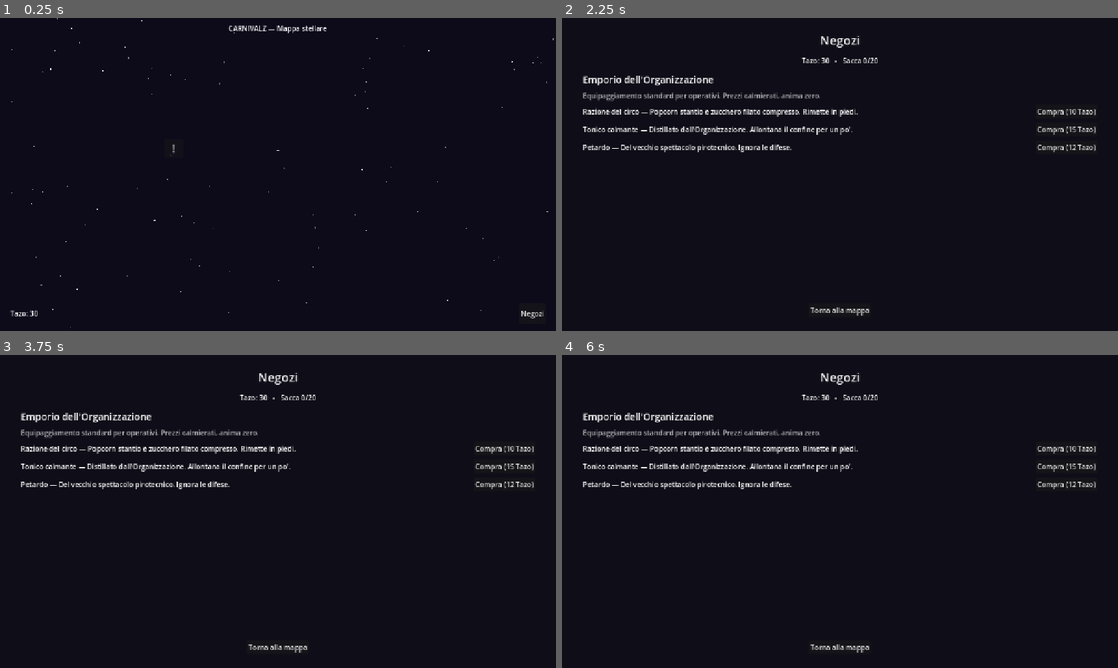
Above: before the commit, frames 1-4 (two rows, left to right).
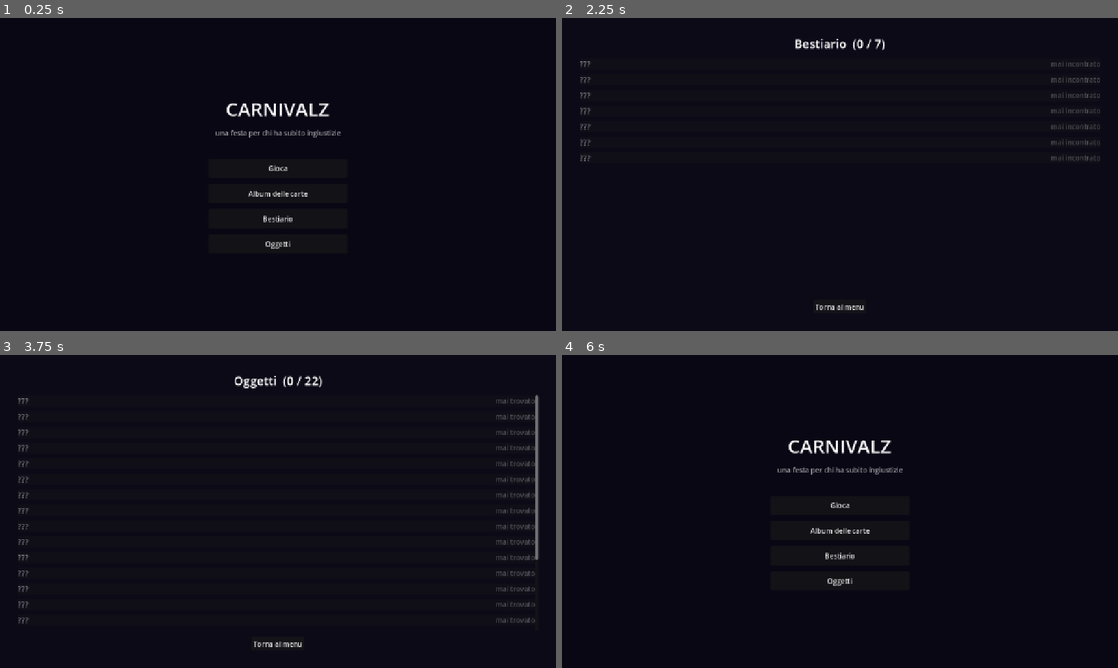
Above: after the commit, the same moments.

Repository: Rio-Chico-Devs/Carnivalz
Game: Godot game, scene res://scenes/Menu.tscn
The game is run twice, just before and just after one commit, with the same random seed, the same clock (stepped at 60 frames per second) and the same inputs. Before the commit the project starts from res://scenes/Mappa.tscn.
Inputs (mouse positions are in pixels of both pictures, inside the frame that each line leads up to):
- Up to frame 1 (0.25 s): no input
- Up to frame 2 (2.25 s): click "Negozi" (after the commit: "Album delle carte") at 0.5 s; click (840, 305) at 1.25 s, where only the run after the commit has a clickable "Torna al menu"; click "Negozi" (after the commit: "Bestiario") at 2 s
- Up to frame 3 (3.75 s): click (278, 642) at 2.75 s, where only the run after the commit has a clickable "Torna al menu"; click "Negozi" (after the commit: "Oggetti") at 3.5 s
- Up to frame 4 (6 s): click (840, 642) at 4.25 s, where only the run after the commit has a clickable "Torna al menu"; click "Negozi" (after the commit: "Gioca") at 5 s; click (1067, 649) at 5.75 s, where only the run after the commit has a clickable "Menu"

The runs differ from the first frame. In frame 1, 1.3% of the frame differs, in the area x 1-100%, y 0-99%; in frame 2, 3.8%; in frame 3, 4.7%, in the area x 3-97%, y 5-96%; in frame 4, 4.1%.

Commit message:
Carte, drop, e collezioni: album, bestiario, compendio oggetti
Sistema di ricompense stratificato e meta-progressione da menu principale.

Drop (risolti a vittoria, RNG seedato):
- bottino_comune per nemico: consumabili a chance (fiala HP ecc.) -> sacca
- carta per nemico: garantita se senza 'chance' (unici: Giocoliere,
  la bambola, Jerah), altrimenti drop raro 3-5% (comuni). Rarita':
  comune/non_comune/rara/epica/leggendaria. Doppioni non sprecati

Collezioni meta in GameState (persistono a fine campagna):
- carte: album delle carte ottenute
- bestiario: voce registrata al PRIMO incontro (in aggiungi_combattente)
- oggetti_catalogo: voce quando un oggetto e' ottenuto almeno una volta
  (cataloga_oggetto centralizzato in aggiungi_oggetto: copre drop,
  eventi, negozi, baratti)

Bestiario con descrizione base + descrizione_extra gated
(richiede_oggetto/richiede_flag): Jerah col biglietto, la bambola con
la Prova di un forte amore.

Menu principale (nuova scena d'avvio) -> Gioca / Album / Bestiario /
Oggetti; base riusabile Collezione.gd. Accesso al menu anche dalla mappa.
Dati: descrizione, carta, bottino_comune su tutti i nemici.

Co-Authored-By: Claude Opus 4.8 <noreply@anthropic.com>
Claude-Session: https://claude.ai/code/session_01AE7uzpDH1Lo1PHb29aXJxZ

Diff:
--- a/data/personaggi.json
+++ b/data/personaggi.json
@@ -10,6 +10,11 @@
 			"xp": 8,
 			"tazo": 5,
 			"ritratto": "res://art/personaggi/maschera_vuota.png",
+			"descrizione": "Una maschera di scena senza volto dietro. Cammina perché il Carnivalz glielo ordina, non perché ricordi come si fa.",
+			"carta": { "id": "carta_maschera_vuota", "nome": "Maschera Vuota", "rarita": "non_comune", "chance": 0.05, "testo": "Chi la indossava ha smesso di esistere prima di lei." },
+			"bottino_comune": [
+				{ "oggetto": "fiala_hp", "chance": 0.3 }
+			],
 			"studio": [
 				{ "domanda": "C'è qualcuno, lì dentro?", "risposta": "..." },
 				{ "domanda": "Chi eri?", "risposta": "..." }
@@ -27,6 +32,8 @@
 			"xp": 15,
 			"tazo": 15,
 			"ritratto": "res://art/personaggi/giocoliere.png",
+			"descrizione": "Un artista che ha barattato il nome per un posto sotto il tendone. Tiene in aria tre coltelli e nessuna speranza.",
+			"carta": { "id": "carta_giocoliere", "nome": "Il Giocoliere", "rarita": "rara", "testo": "Non ha mai lasciato cadere un coltello. Solo tutto il resto." },
 			"studio": [
 				{ "domanda": "Perché difendi la fonte?", "risposta": "Quando tutto bruciava, lui mi ha dato un posto nello spettacolo. I coltelli non fanno domande." },
 				{ "domanda": "Sai come finisce, vero?", "risposta": "Ogni spettacolo finisce. L'importante è non sbagliare l'ultimo numero." }
@@ -42,6 +49,12 @@
 			"xp": 10,
 			"tazo": 8,
 			"ritratto": "res://art/personaggi/comparsa_di_ruggine.png",
+			"descrizione": "Chi lavorava nel complesso non se n'è mai andato. La ruggine ha preso il posto della pelle, e il turno non finisce mai.",
+			"carta": { "id": "carta_comparsa_di_ruggine", "nome": "Comparsa di Ruggine", "rarita": "non_comune", "chance": 0.04, "testo": "Timbrava il cartellino anche il giorno in cui il mondo è finito." },
+			"bottino_comune": [
+				{ "oggetto": "viti_e_bulloni", "chance": 0.3 },
+				{ "oggetto": "fiala_hp", "chance": 0.25 }
+			],
 			"studio": [
 				{ "domanda": "Eri una persona?", "risposta": "Ero... in scena. Sono ancora... in scena?" },
 				{ "domanda": "Che posto è questo?", "risposta": "Il retro. Del retro. Del retro..." }
@@ -57,6 +70,11 @@
 			"xp": 9,
 			"tazo": 7,
 			"ritratto": "res://art/personaggi/voce_registrata.png",
+			"descrizione": "Un annuncio che si ripete da solo, in cerca di un pubblico che non tornerà. Fa più male a sentirla che a vederla.",
+			"carta": { "id": "carta_voce_registrata", "nome": "Voce Registrata", "rarita": "non_comune", "chance": 0.04, "testo": "\"Grazie per essere venuti.\" Non era vero già la prima volta." },
+			"bottino_comune": [
+				{ "oggetto": "fiala_hp", "chance": 0.3 }
+			],
 			"studio": [
 				{ "domanda": "Chi ti ha registrata?", "risposta": "APPLAUSI. RISATE. APPLAUSI. RISATE. APPLA—" },
 				{ "domanda": "Puoi fermarti?", "risposta": "...riavvolgimi." }
@@ -71,7 +89,12 @@
 			"velocita": 3,
 			"xp": 4,
 			"tazo": 3,
-			"ritratto": "res://art/personaggi/marionetta.png"
+			"ritratto": "res://art/personaggi/marionetta.png",
+			"descrizione": "Legno, fili e un po' di rancore. Qualcuno la muoveva con affetto, una volta.",
+			"carta": { "id": "carta_marionetta", "nome": "Marionetta", "rarita": "comune", "chance": 0.03, "testo": "I fili non li tiene più nessuno. Eppure si muove." },
+			"bottino_comune": [
+				{ "oggetto": "merendine_scadute", "chance": 0.3 }
+			]
 		},
 		{
 			"id": "lettere_altare",
@@ -91,6 +114,12 @@
 			"tazo": 80,
 			"peso_attacco_normale": 3,
 			"ritratto": "res://art/personaggi/tenero_ricordo.png",
+			"descrizione": "Una bambola cucita a mano, gonfia di un amore diventato dolore. Non attacca per odio: attacca per non restare sola.",
+			"descrizione_extra": {
+				"richiede_oggetto": "prova_di_un_forte_amore",
+				"testo": "Non era lei a chiamarsi Lyloh: era la bambina. La bambola era solo la cosa che l'ha amata più a lungo di chiunque altro."
+			},
+			"carta": { "id": "carta_tenero_ricordo", "nome": "Un tenero ricordo", "rarita": "epica", "testo": "\"...volevo, giocare... ancora... un pò...\"" },
 			"mosse": [
 				{
 					"id": "spilli",
@@ -161,6 +190,12 @@
 			"xp": 30,
 			"tazo": 50,
 			"ritratto": "res://art/personaggi/jerah.png",
+			"descrizione": "La fonte di questo Carnivalz. Un tempo un nome su ogni cartellone; ora un mondo intero deformato a sua immagine.",
+			"descrizione_extra": {
+				"richiede_oggetto": "biglietto_strano",
+				"testo": "Il biglietto è del suo primissimo spettacolo: platea vuota, un solo posto occupato. Non ha mai scoperto da chi. Ha passato tutta la carriera a cercare di riempire quella sala."
+			},
+			"carta": { "id": "carta_jerah", "nome": "L'ultimo spettacolo di Jerah", "rarita": "leggendaria", "testo": "Il pubblico se n'era andato molto prima che finisse lo spettacolo." },
 			"fonte": true,
 			"convincibile": true,
 			"speranza_soglia": 60,
--- a/project.godot
+++ b/project.godot
@@ -7,7 +7,7 @@
 [application]
 
 config/name="Carnivalz"
-run/main_scene="res://scenes/Mappa.tscn"
+run/main_scene="res://scenes/Menu.tscn"
 config/features=PackedStringArray("4.7")
 config/icon="res://icon.svg"
 
--- /dev/null
+++ b/scenes/Album.tscn
@@ -0,0 +1,12 @@
+[gd_scene load_steps=2 format=3]
+
+[ext_resource type="Script" path="res://scripts/Album.gd" id="1_album"]
+
+[node name="Album" type="Control"]
+layout_mode = 3
+anchors_preset = 15
+anchor_right = 1.0
+anchor_bottom = 1.0
+grow_horizontal = 2
+grow_vertical = 2
+script = ExtResource("1_album")
--- /dev/null
+++ b/scenes/Bestiario.tscn
@@ -0,0 +1,12 @@
+[gd_scene load_steps=2 format=3]
+
+[ext_resource type="Script" path="res://scripts/Bestiario.gd" id="1_bestiario"]
+
+[node name="Bestiario" type="Control"]
+layout_mode = 3
+anchors_preset = 15
+anchor_right = 1.0
+anchor_bottom = 1.0
+grow_horizontal = 2
+grow_vertical = 2
+script = ExtResource("1_bestiario")
--- /dev/null
+++ b/scenes/Compendio.tscn
@@ -0,0 +1,12 @@
+[gd_scene load_steps=2 format=3]
+
+[ext_resource type="Script" path="res://scripts/Compendio.gd" id="1_compendio"]
+
+[node name="Compendio" type="Control"]
+layout_mode = 3
+anchors_preset = 15
+anchor_right = 1.0
+anchor_bottom = 1.0
+grow_horizontal = 2
+grow_vertical = 2
+script = ExtResource("1_compendio")
--- a/scenes/Mappa.tscn
+++ b/scenes/Mappa.tscn
@@ -66,6 +66,11 @@
 size_flags_horizontal = 3
 mouse_filter = 2
 
+[node name="BottoneMenu" type="Button" parent="BarraSotto"]
+unique_name_in_owner = true
+layout_mode = 2
+text = "Menu"
+
 [node name="BottoneNegozio" type="Button" parent="BarraSotto"]
 unique_name_in_owner = true
 layout_mode = 2
--- /dev/null
+++ b/scenes/Menu.tscn
@@ -0,0 +1,12 @@
+[gd_scene load_steps=2 format=3]
+
+[ext_resource type="Script" path="res://scripts/Menu.gd" id="1_menu"]
+
+[node name="Menu" type="Control"]
+layout_mode = 3
+anchors_preset = 15
+anchor_right = 1.0
+anchor_bottom = 1.0
+grow_horizontal = 2
+grow_vertical = 2
+script = ExtResource("1_menu")
--- /dev/null
+++ b/scripts/Album.gd
@@ -0,0 +1,26 @@
+extends Collezione
+
+# Album delle carte: una carta per ogni personaggio che ne ha una nei dati.
+# Le carte non ancora ottenute restano slot bloccati "???".
+
+func titolo_schermata() -> String:
+	var totali := 0
+	for id_pers in GameState.personaggi:
+		if GameState.personaggi[id_pers].has("carta"):
+			totali += 1
+	return "Album delle carte  (%d / %d)" % [GameState.carte.size(), totali]
+
+func popola() -> void:
+	for id_pers in GameState.personaggi:
+		var dati: Dictionary = GameState.personaggi[id_pers]
+		if not dati.has("carta"):
+			continue
+		var carta: Dictionary = dati["carta"]
+		var rarita: String = carta.get("rarita", "comune")
+		var posseduta: bool = String(carta.get("id", "")) in GameState.carte
+		if posseduta:
+			aggiungi_scheda(carta.get("nome", "?"), rarita.to_upper(),
+					carta.get("testo", ""), colore_rarita(rarita), true)
+		else:
+			aggiungi_scheda("??? ", "carta non ottenuta",
+					"Sconfiggi questo nemico per averne la carta.", Color(0.6, 0.6, 0.6), false)
--- /dev/null
+++ b/scripts/Bestiario.gd
@@ -0,0 +1,36 @@
+extends Collezione
+
+# Bestiario: una voce per ogni nemico (personaggio con "xp"). La voce appare
+# al primo incontro. Alcuni nemici hanno una descrizione extra sbloccata da
+# un oggetto (o flag/quest) posseduto.
+
+func titolo_schermata() -> String:
+	var totali := 0
+	for id_pers in GameState.personaggi:
+		if GameState.personaggi[id_pers].has("xp"):
+			totali += 1
+	return "Bestiario  (%d / %d)" % [GameState.bestiario.size(), totali]
+
+func popola() -> void:
+	for id_pers in GameState.personaggi:
+		var dati: Dictionary = GameState.personaggi[id_pers]
+		if not dati.has("xp"):
+			continue  # solo creature affrontabili
+		if id_pers not in GameState.bestiario:
+			aggiungi_scheda("??? ", "mai incontrato", "", Color(0.6, 0.6, 0.6), false)
+			continue
+		var corpo: String = dati.get("descrizione", "")
+		if dati.has("descrizione_extra"):
+			corpo += "\n\n" + testo_extra(dati["descrizione_extra"])
+		aggiungi_scheda(dati.get("nome", id_pers), "", corpo, Color.WHITE, true)
+
+func testo_extra(extra: Dictionary) -> String:
+	var sbloccato := true
+	if extra.has("richiede_oggetto"):
+		sbloccato = GameState.possiede_oggetto(extra["richiede_oggetto"]) \
+				or extra["richiede_oggetto"] in GameState.oggetti_catalogo
+	elif extra.has("richiede_flag"):
+		sbloccato = GameState.ha_flag(extra["richiede_flag"])
+	if sbloccato:
+		return "» " + String(extra.get("testo", ""))
+	return "» [voce nascosta — c'è ancora qualcosa da scoprire su di lui]"
--- /dev/null
+++ b/scripts/Collezione.gd
@@ -0,0 +1,94 @@
+extends Control
+class_name Collezione
+
+# Base riusabile per le schermate-collezione (album, bestiario, compendio):
+# sfondo, titolo, lista scorrevole di schede, bottone indietro al menu.
+# Le sottoclassi implementano solo popola().
+
+const SCENA_MENU := "res://scenes/Menu.tscn"
+
+var lista: VBoxContainer
+
+func _ready() -> void:
+	var sfondo := ColorRect.new()
+	sfondo.color = Color(0.05, 0.04, 0.09)
+	sfondo.set_anchors_and_offsets_preset(Control.PRESET_FULL_RECT)
+	add_child(sfondo)
+
+	var margini := MarginContainer.new()
+	margini.set_anchors_and_offsets_preset(Control.PRESET_FULL_RECT)
+	for lato in ["left", "top", "right", "bottom"]:
+		margini.add_theme_constant_override("margin_" + lato, 40)
+	add_child(margini)
+
+	var colonna := VBoxContainer.new()
+	colonna.add_theme_constant_override("separation", 14)
+	margini.add_child(colonna)
+
+	var titolo := Label.new()
+	titolo.text = titolo_schermata()
+	titolo.horizontal_alignment = HORIZONTAL_ALIGNMENT_CENTER
+	titolo.add_theme_font_size_override("font_size", 28)
+	colonna.add_child(titolo)
+
+	var scorri := ScrollContainer.new()
+	scorri.size_flags_vertical = Control.SIZE_EXPAND_FILL
+	colonna.add_child(scorri)
+
+	lista = VBoxContainer.new()
+	lista.size_flags_horizontal = Control.SIZE_EXPAND_FILL
+	lista.add_theme_constant_override("separation", 10)
+	scorri.add_child(lista)
+
+	var indietro := Button.new()
+	indietro.text = "Torna al menu"
+	indietro.size_flags_horizontal = Control.SIZE_SHRINK_CENTER
+	indietro.pressed.connect(func() -> void: get_tree().change_scene_to_file(SCENA_MENU))
+	colonna.add_child(indietro)
+
+	popola()
+
+func titolo_schermata() -> String:
+	return "Collezione"
+
+func popola() -> void:
+	pass
+
+# --- helper per le schede ---
+
+func aggiungi_scheda(titolo: String, sottotitolo: String, corpo: String, colore: Color, sbloccata: bool) -> void:
+	var pannello := PanelContainer.new()
+	pannello.size_flags_horizontal = Control.SIZE_EXPAND_FILL
+	if not sbloccata:
+		pannello.modulate = Color(1, 1, 1, 0.45)
+	var v := VBoxContainer.new()
+	v.add_theme_constant_override("separation", 4)
+	pannello.add_child(v)
+	var riga := HBoxContainer.new()
+	var etichetta_titolo := Label.new()
+	etichetta_titolo.text = titolo
+	etichetta_titolo.add_theme_font_size_override("font_size", 18)
+	etichetta_titolo.size_flags_horizontal = Control.SIZE_EXPAND_FILL
+	riga.add_child(etichetta_titolo)
+	if sottotitolo != "":
+		var tag := Label.new()
+		tag.text = sottotitolo
+		tag.modulate = colore
+		riga.add_child(tag)
+	v.add_child(riga)
+	if corpo != "":
+		var etichetta_corpo := Label.new()
+		etichetta_corpo.text = corpo
+		etichetta_corpo.autowrap_mode = TextServer.AUTOWRAP_WORD_SMART
+		etichetta_corpo.modulate = Color(1, 1, 1, 0.82)
+		v.add_child(etichetta_corpo)
+	lista.add_child(pannello)
+
+func colore_rarita(rarita: String) -> Color:
+	match rarita:
+		"comune": return Color(0.75, 0.75, 0.75)
+		"non_comune": return Color(0.5, 0.85, 0.55)
+		"rara": return Color(0.45, 0.7, 1.0)
+		"epica": return Color(0.8, 0.55, 1.0)
+		"leggendaria": return Color(1.0, 0.78, 0.35)
+		_: return Color(0.8, 0.8, 0.8)
--- a/scripts/Combattimento.gd
+++ b/scripts/Combattimento.gd
@@ -82,6 +82,9 @@
 	else:
 		fila_nemici.add_child(scheda)
 		ritratto.mostra(id_personaggio)
+		if dati.has("xp"):
+			# voce nel bestiario al primo incontro (gli oggetti di scena non ne hanno)
+			GameState.registra_bestiario(id_personaggio)
 	var combattente := {
 		"indice": combattenti.size(),
 		"id": id_personaggio,
@@ -96,6 +99,8 @@
 		"stress": GameState.stress_di(id_personaggio) if giocatore else 0,
 		"xp": int(dati.get("xp", 10)),
 		"tazo": int(dati.get("tazo", 0)),
+		"carta": dati.get("carta", {}),
+		"bottino_comune": dati.get("bottino_comune", []),
 		"mosse": dati.get("mosse", []),
 		"peso_attacco_normale": int(dati.get("peso_attacco_normale", 4)),
 		"giocatore": giocatore,
@@ -524,13 +529,34 @@
 		giocatore_ha_vinto = true
 		in_corso = false
 		for combattente in combattenti:
-			if not combattente.giocatore:
+			if not combattente.giocatore and not combattente.get("oggetto_scena", false):
 				xp_bottino += combattente.xp
 				tazo_bottino += combattente.tazo
 		scrivi("[b]Vittoria![/b] Bottino: %d esperienza, %d Tazo." % [xp_bottino, tazo_bottino])
+		risolvi_drop()
 	elif vivi(true).is_empty():
 		in_corso = false
 		scrivi("[b]Il party è a terra. Il Carnivalz ha vinto.[/b]")
+
+func risolvi_drop() -> void:
+	# drop dei nemici sconfitti: carta (rara, garantita solo per unici/boss)
+	# e bottino comune (consumabili). Tutto dall'RNG seedato.
+	var righe: Array[String] = []
+	for c in combattenti:
+		if c.giocatore or c.get("oggetto_scena", false):
+			continue
+		var carta: Dictionary = c.carta
+		if not carta.is_empty():
+			var chance := float(carta.get("chance", 1.0))
+			if GameState.rng.randf() < chance and GameState.ottieni_carta(String(carta.get("id", ""))):
+				righe.append("carta \"%s\" [%s]" % [carta.get("nome", ""), carta.get("rarita", "")])
+		for voce in c.bottino_comune:
+			if GameState.rng.randf() < float(voce.get("chance", 0.0)):
+				var id_oggetto := String(voce.get("oggetto", ""))
+				if GameState.aggiungi_oggetto(id_oggetto):
+					righe.append(String(GameState.dati_oggetto(id_oggetto).get("nome", id_oggetto)))
+	if not righe.is_empty():
+		scrivi("[b]Ottieni:[/b] %s." % ", ".join(righe))
 
 func reagisci(alleato: Dictionary) -> void:
 	# ognuno accusa il colpo secondo la propria psiche
--- /dev/null
+++ b/scripts/Compendio.gd
@@ -0,0 +1,24 @@
+extends Collezione
+
+# Compendio degli oggetti: una voce per ogni oggetto definito. La voce si
+# svela quando lo si ottiene almeno una volta (GameState.oggetti_catalogo).
+
+func titolo_schermata() -> String:
+	return "Oggetti  (%d / %d)" % [GameState.oggetti_catalogo.size(), GameState.oggetti.size()]
+
+func popola() -> void:
+	for id_oggetto in GameState.oggetti:
+		var dati: Dictionary = GameState.oggetti[id_oggetto]
+		if id_oggetto in GameState.oggetti_catalogo:
+			var tipo: String = dati.get("tipo", "consumabile")
+			aggiungi_scheda(dati.get("nome", id_oggetto), tipo,
+					dati.get("descrizione", ""), colore_tipo(tipo), true)
+		else:
+			aggiungi_scheda("??? ", "mai trovato", "", Color(0.6, 0.6, 0.6), false)
+
+func colore_tipo(tipo: String) -> Color:
+	match tipo:
+		"consumabile": return Color(0.6, 0.85, 0.6)
+		"chiave": return Color(1.0, 0.8, 0.4)
+		"collezionabile": return Color(0.6, 0.75, 1.0)
+		_: return Color(0.8, 0.8, 0.8)
--- a/scripts/GameState.gd
+++ b/scripts/GameState.gd
@@ -38,7 +38,7 @@
 var sacca: Array[String] = []             # consumabili, max regole.sacca_massima
 var collezionabili: Array[String] = []
 var chiavi: Array[String] = []
-var carte: Array[String] = []
+var carte: Array[String] = []             # carte dei nemici (album): id carta ottenute
 var tazo: int = 0
 var fonti_estinte: int = 0
 var negozi_sbloccati: Array[String] = []
@@ -49,6 +49,11 @@
 var ospiti: Array[String] = []       # personaggi temporanei della campagna
 var studiati: Array[String] = []     # chi hai studiato (per la sezione studio futura)
 var flags: Array[String] = []        # scoperte permanenti (loot una tantum, segreti)
+
+# Collezioni (meta-progressione): si popolano da sole e sopravvivono alle
+# campagne. Album delle carte, bestiario, compendio degli oggetti.
+var bestiario: Array[String] = []        # id nemici incontrati (voce al 1o incontro)
+var oggetti_catalogo: Array[String] = [] # id oggetti ottenuti almeno una volta
 var stanze_ripulite: Array[String] = []  # agguati gia' tirati in questa visita
 var punto_mappa_corrente: Dictionary = {}  # il sistema/Vuoto che stai guardando
 
@@ -139,7 +144,7 @@
 	sacca.clear()
 	collezionabili.clear()
 	chiavi.clear()
-	carte.clear()
+	# carte, bestiario e oggetti_catalogo sono collezioni meta: non si azzerano
 	tazo = int(regole.get("tazo_iniziale", 30))
 	fonti_estinte = 0
 	negozi_sbloccati.clear()
@@ -191,18 +196,34 @@
 	return oggetti.get(id_oggetto, {})
 
 func aggiungi_oggetto(id_oggetto: String) -> bool:
+	cataloga_oggetto(id_oggetto)  # la voce nel compendio appare al primo possesso
 	match dati_oggetto(id_oggetto).get("tipo", "consumabile"):
 		"collezionabile":
 			collezionabili.append(id_oggetto)
 		"chiave":
 			if id_oggetto not in chiavi:
 				chiavi.append(id_oggetto)
-		"carta":
-			carte.append(id_oggetto)
 		_:
 			if sacca.size() >= int(regole.get("sacca_massima", 20)):
 				return false  # sacca piena
 			sacca.append(id_oggetto)
+	return true
+
+# --- collezioni (album carte, bestiario, compendio oggetti) ---
+
+func cataloga_oggetto(id_oggetto: String) -> void:
+	if oggetti.has(id_oggetto) and id_oggetto not in oggetti_catalogo:
+		oggetti_catalogo.append(id_oggetto)
+
+func registra_bestiario(id_nemico: String) -> void:
+	if personaggi.has(id_nemico) and id_nemico not in bestiario:
+		bestiario.append(id_nemico)
+
+func ottieni_carta(id_carta: String) -> bool:
+	# ritorna true solo se la carta e' nuova (drop non sprecato sui doppioni)
+	if id_carta == "" or id_carta in carte:
+		return false
+	carte.append(id_carta)
 	return true
 
 func possiede_oggetto(id_oggetto: String) -> bool:
--- a/scripts/Mappa.gd
+++ b/scripts/Mappa.gd
@@ -5,6 +5,7 @@
 
 const SCENA_VUOTO := "res://scenes/Vuoto.tscn"
 const SCENA_NEGOZIO := "res://scenes/Negozio.tscn"
+const SCENA_MENU := "res://scenes/Menu.tscn"
 # Seed solo cosmetico (stelle placeholder): il caso di gioco sta in GameState.rng
 const SEED_STELLE := 20260721
 
@@ -12,12 +13,15 @@
 @onready var strato_punti: Control = %Punti
 @onready var etichetta_tazo: Label = %Tazo
 @onready var bottone_negozio: Button = %BottoneNegozio
+@onready var bottone_menu: Button = %BottoneMenu
 
 func _ready() -> void:
 	resized.connect(queue_redraw)
 	etichetta_tazo.text = "Tazo: %d" % GameState.tazo
 	bottone_negozio.pressed.connect(func() -> void:
 		get_tree().change_scene_to_file(SCENA_NEGOZIO))
+	bottone_menu.pressed.connect(func() -> void:
+		get_tree().change_scene_to_file(SCENA_MENU))
 	var mappa: Dictionary = GameState.carica_mappa()
 	var percorso_sfondo: String = mappa.get("sfondo", "")
 	if percorso_sfondo != "" and ResourceLoader.exists(percorso_sfondo):
--- /dev/null
+++ b/scripts/Menu.gd
@@ -0,0 +1,54 @@
+extends Control
+
+# Menu principale del gioco: punto d'avvio. Da qui si gioca e si consultano
+# le collezioni (album carte, bestiario, compendio oggetti).
+
+const SCENA_MAPPA := "res://scenes/Mappa.tscn"
+const SCENA_ALBUM := "res://scenes/Album.tscn"
+const SCENA_BESTIARIO := "res://scenes/Bestiario.tscn"
+const SCENA_COMPENDIO := "res://scenes/Compendio.tscn"
+
+func _ready() -> void:
+	var sfondo := ColorRect.new()
+	sfondo.color = Color(0.04, 0.03, 0.08)
+	sfondo.set_anchors_and_offsets_preset(Control.PRESET_FULL_RECT)
+	add_child(sfondo)
+
+	var centro := CenterContainer.new()
+	centro.set_anchors_and_offsets_preset(Control.PRESET_FULL_RECT)
+	add_child(centro)
+
+	var colonna := VBoxContainer.new()
+	colonna.add_theme_constant_override("separation", 14)
+	colonna.custom_minimum_size = Vector2(320, 0)
+	centro.add_child(colonna)
+
+	var titolo := Label.new()
+	titolo.text = "CARNIVALZ"
+	titolo.horizontal_alignment = HORIZONTAL_ALIGNMENT_CENTER
+	titolo.add_theme_font_size_override("font_size", 44)
+	colonna.add_child(titolo)
+
+	var sottotitolo := Label.new()
+	sottotitolo.text = "una festa per chi ha subìto ingiustizie"
+	sottotitolo.horizontal_alignment = HORIZONTAL_ALIGNMENT_CENTER
+	sottotitolo.modulate = Color(1, 1, 1, 0.6)
+	colonna.add_child(sottotitolo)
+
+	colonna.add_child(_spazio(20))
+	_voce(colonna, "Gioca", SCENA_MAPPA)
+	_voce(colonna, "Album delle carte", SCENA_ALBUM)
+	_voce(colonna, "Bestiario", SCENA_BESTIARIO)
+	_voce(colonna, "Oggetti", SCENA_COMPENDIO)
+
+func _voce(colonna: VBoxContainer, testo: String, scena: String) -> void:
+	var bottone := Button.new()
+	bottone.text = testo
+	bottone.custom_minimum_size = Vector2(0, 44)
+	bottone.pressed.connect(func() -> void: get_tree().change_scene_to_file(scena))
+	colonna.add_child(bottone)
+
+func _spazio(altezza: int) -> Control:
+	var vuoto := Control.new()
+	vuoto.custom_minimum_size = Vector2(0, altezza)
+	return vuoto
Not shown, changed: docs/storia.md
